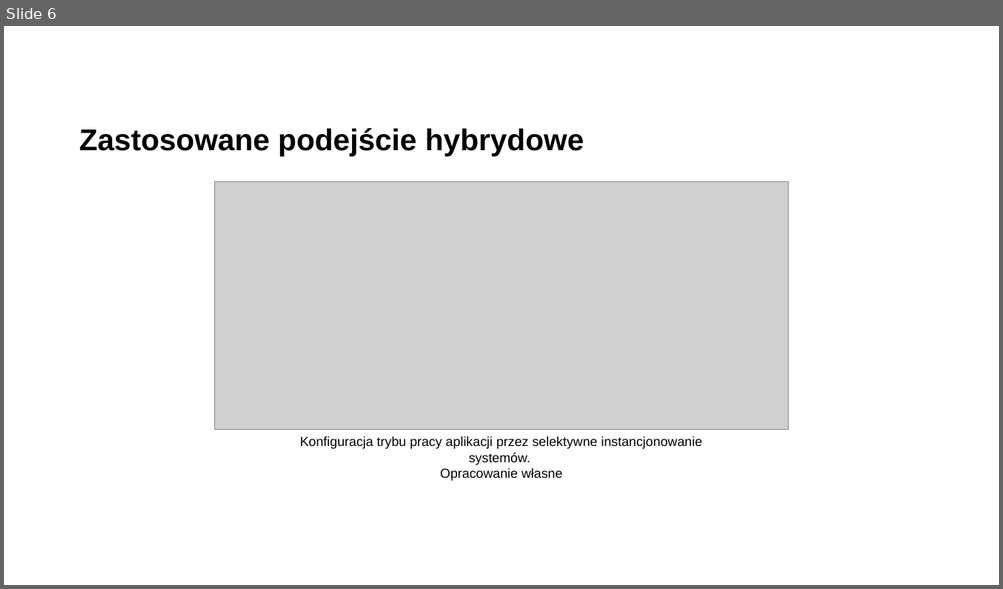
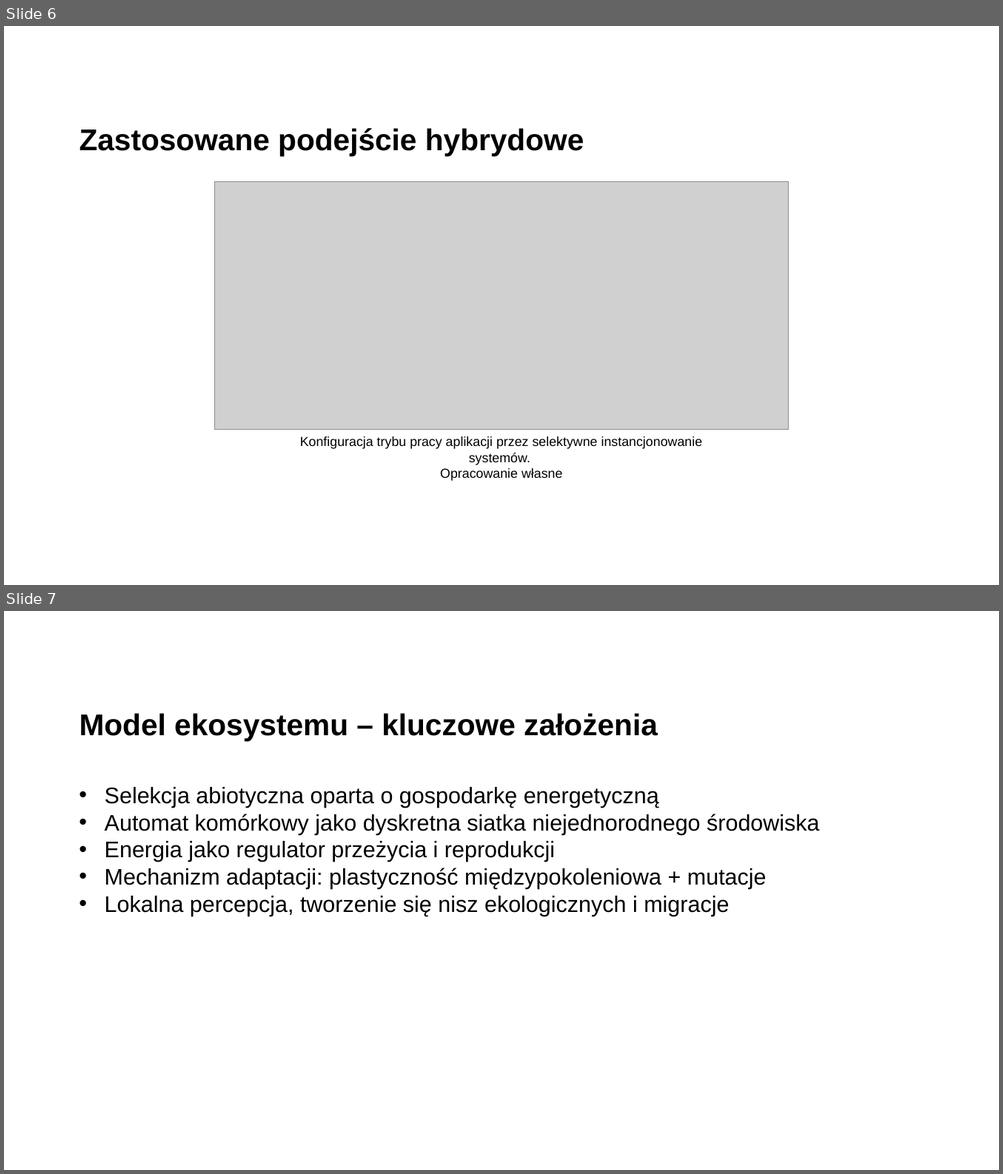
Before and after one commit to Filip-Rak/ecosystem-cc-results, a slide deck: docs/presentation.ppt. Shown one above the other, each under a label of ours: slide 6 before the commit, slides 6 and 7 after it. The pictures are 1003x589 and 1003x1174 pixels, drawn with LibreOffice and Linux fonts; fonts in the diff are those of the drawing; grey boxes stand for pictures; background and template pictures are left out. Boxes give left, top, right and bottom in pixels: in the first picture for what was removed or moved away, otherwise in the second. Text is boxed around its words. In the diff, an @@ line names an element or a change of style, - is before the commit and + after.

```diff
--- a/docs/presentation.ppt
+++ b/docs/presentation.ppt
@@ slide 7 added at (x1=4, y1=611, x2=999, y2=1170), background picture (left out) @@
@@ title added at (x1=79, y1=713, x2=657, y2=741), 32 pt, text #000000, bold @@
+Model ekosystemu – kluczowe założenia
@@ text added at (x1=105, y1=787, x2=819, y2=916), 24 pt, text #000000 @@
+• Selekcja abiotyczna oparta o gospodarkę energetyczną
+• Automat komórkowy jako dyskretna siatka niejednorodnego środowiska
+• Energia jako regulator przeżycia i reprodukcji
+• Mechanizm adaptacji: plastyczność międzypokoleniowa + mutacje
+• Lokalna percepcja, tworzenie się nisz ekologicznych i migracje
```
Also in this commit, not shown: 2 slides changed, 4 other slides added, 1 slide removed.
